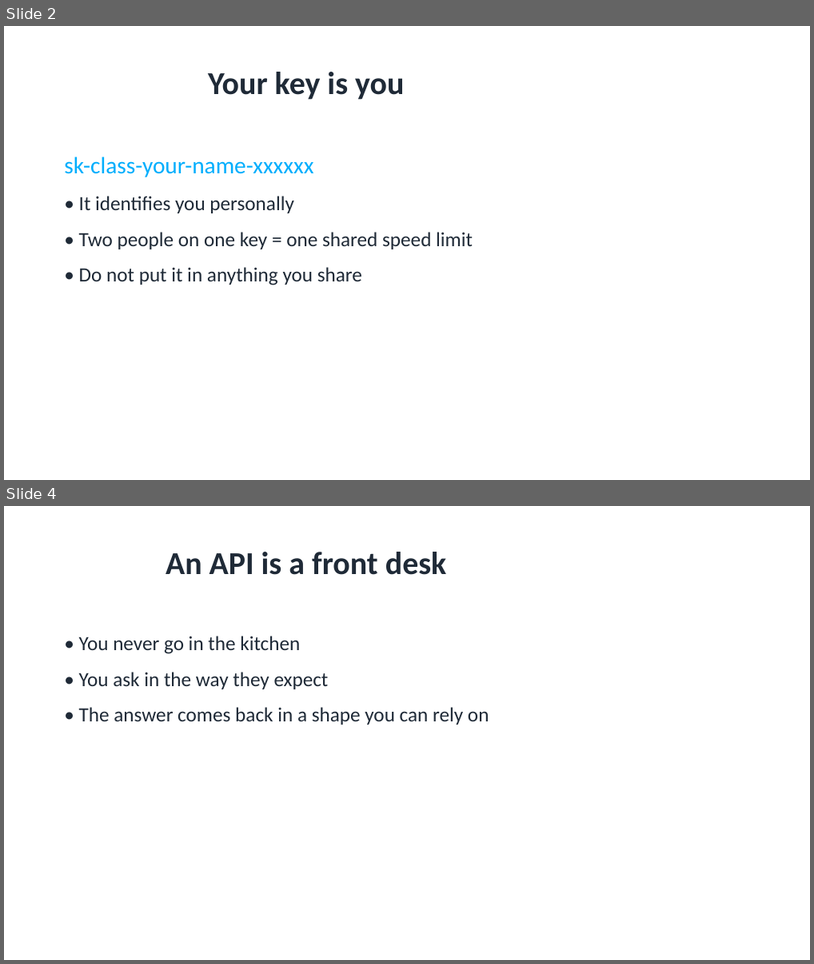
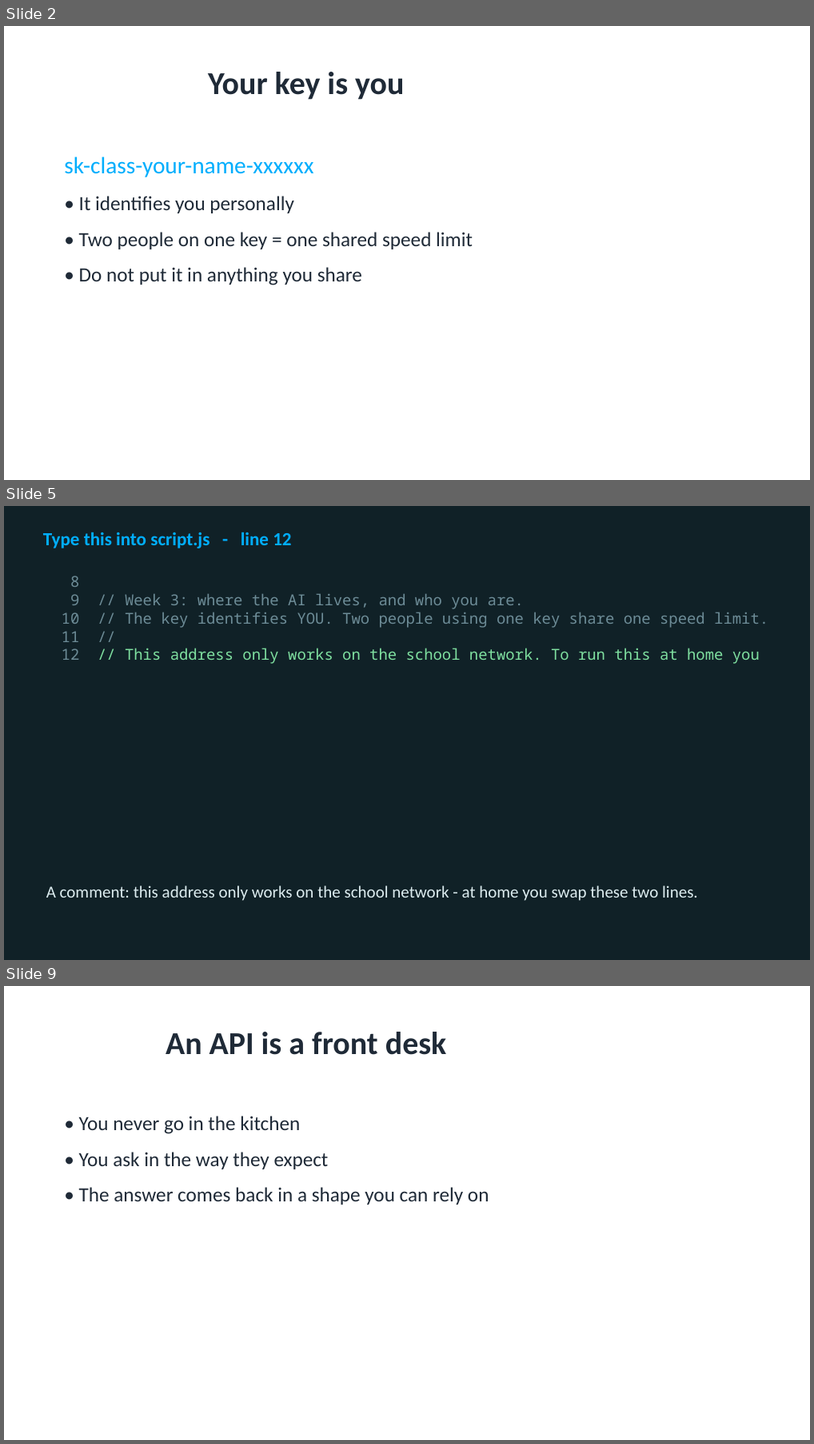
Before and after one commit to utgapps/utgapps.github.io, a slide deck: ai101/slides/week-03.pptx. Shown one above the other, each under a label of ours: slides 2 and 4 before the commit, slides 2, 5 and 9 after it; the slides between them are not shown. The pictures are 814x964 and 814x1444 pixels, drawn with LibreOffice and Linux fonts; fonts in the diff are those of the drawing. Boxes give left, top, right and bottom in pixels: in the first picture for what was removed or moved away, otherwise in the second. Text is boxed around its words. In the diff, an @@ line names an element or a change of style, - is before the commit and + after.

```diff
--- a/ai101/slides/week-03.pptx
+++ b/ai101/slides/week-03.pptx
@@ slide 5 added at [4,506,810,960], background #102127 @@
@@ text added at [43,532,291,548], 22 pt, text #01AEFD, bold @@
+Type this into script.js - line 12
@@ text added at [70,576,769,664], 18 pt, text #6D8C97 @@
+8
+9 // Week 3: where the AI lives, and who you are.
+10 // The key identifies YOU. Two people using one key share one speed limit.
+11 //
+12 // This address only works on the school network. To run this at home you
@@ text added at [46,885,698,900], 20 pt, text #DCECEF @@
+A comment: this address only works on the school network - at home you swap these two lines.
@@ what was slide 4 is now slide 9 @@
```
Also in this commit, not shown: 2 slides changed, 17 other slides added, 17 other files.
